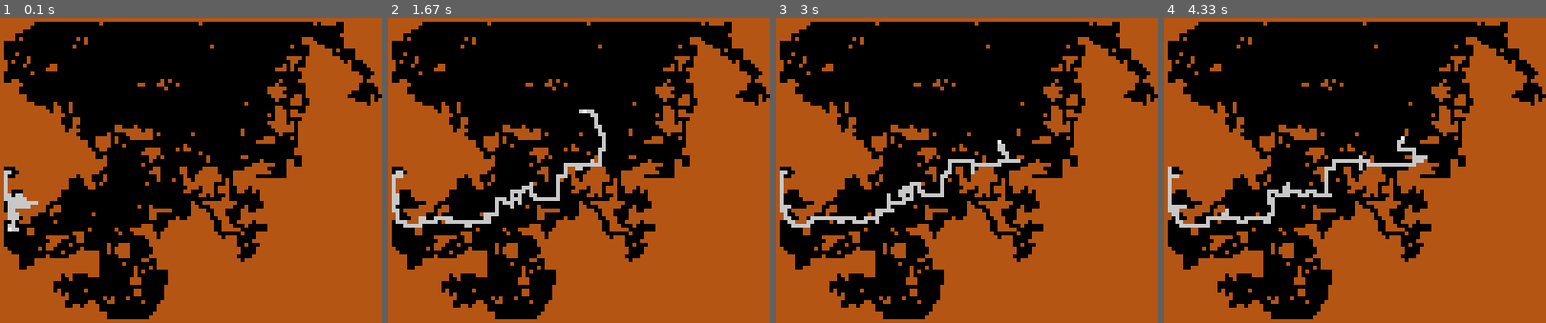
Above: before the commit, frames 1-4 (left to right).
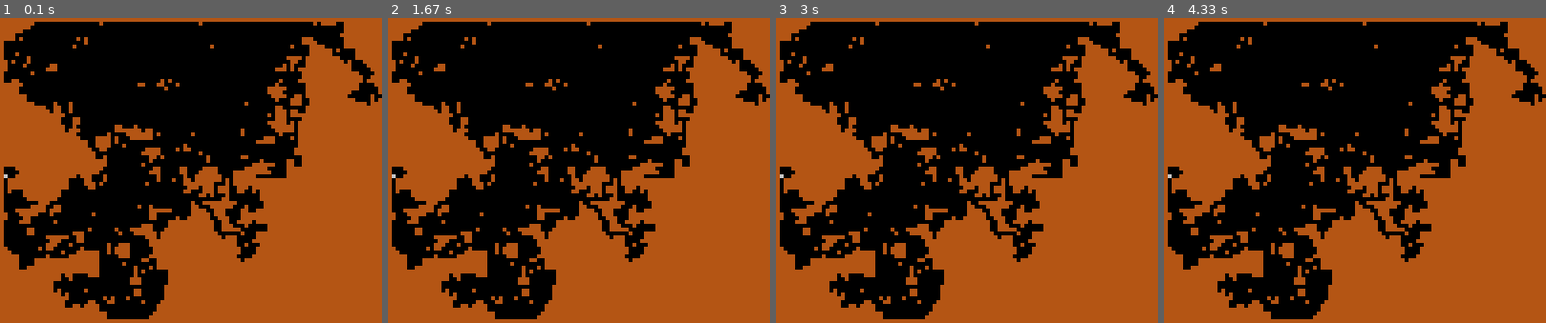
Above: after the commit, the same moments.

Repository: chrismerck/Optiness
Game: pygame game, started from driver.py
Same seed, same stepped clock (60 frames per second), same inputs: the game is played once before the commit and once after it. The source is Python 2; it was converted automatically to run under Python 3.
Inputs:
- Up to frame 1 (0.1 s): no input
- Up to frame 2 (1.67 s): no input
- Up to frame 3 (3 s): no input
- Up to frame 4 (4.33 s): tap Enter at 3.33, 3.67, 4 s

The runs differ from the first frame. In frame 1, 0.5% of the frame differs, in the area x 1-10%, y 50-70%; in frame 2, 1.7%; in frame 3, 1.6%; in frame 4, 1.8%, in the area x 1-69%, y 38-69%.

Commit message:
More code reorganizing, trying to isolate the "maze" and "dawkins" modules which were pretty tangled up.  Also added a "sapiens" module for human input.

Diff:
--- a/driver.py
+++ b/driver.py
@@ -42,11 +42,11 @@
 		for event in pygame.event.get():
 			if event.type == pygame.QUIT:
 				running = False
+			else:
+				brain.Event(event)
 
-		brain.Step() # open question: should this return the surface instead?
-
-		# get the screen from the game engine, scale it, and show it
-		surf = game.Draw()
+		# let the pathfinder take a step, get the screen from the game, scale it, and show it
+		surf = brain.Step()
 		scaled = pygame.transform.scale(surf, (pxmax,pymax))
 		screen.blit(scaled, scaled.get_rect())
 		pygame.display.flip()
--- a/gamecores/maze.py
+++ b/gamecores/maze.py
@@ -25,6 +25,7 @@
 # Maze game
 class Game:
 	name = 'maze'
+	valid_inputs = xrange(4)
 
 	def __init__(self, seed = 1):
 		# God does not play dice
@@ -79,18 +80,29 @@
 		self.player.Draw(ret)
 		return ret
 
+	def Fitness(self):
+		return self.player.bestx
 
+	def Reset(self):
+		self.player.Reset()
+
+	def Input(self, n):
+		# directions
+		up, down, left, right = ( (0,-1), (0,1), (-1,0), (1,0) )
+		directions = [up, down, left, right]
+		self.player.Move(*directions[n])
+
+
+# helper
 class Player:
 	def __init__(self,maze,xpos,ypos):
 		self.maze = maze
 		self.xstart = xpos
 		self.ystart = ypos
-		self.ResetHistory()
+		self.Reset()
 
 	def Draw(self,surf):
-		for pos in self.hist:
-			surf.set_at(pos, player_color)
-		surf.set_at((self.xpos, self.ypos), (255,255,255))
+		surf.set_at((self.xpos, self.ypos), player_color)
 
 	def Move(self,xvel,yvel):
 		nx = self.xpos + xvel
@@ -101,10 +113,14 @@
 		# if we didn't run into a wall, that's our new position
 		self.xpos = nx
 		self.ypos = ny
-		self.hist.append((self.xpos,self.ypos))
+
+		# update bestx
+		if self.xpos > self.bestx:
+			self.bestx = self.xpos
+
 		return True
 
-	def ResetHistory(self):
+	def Reset(self):
 		self.xpos = self.xstart
 		self.ypos = self.ystart
-		self.hist = []
+		self.bestx = self.xstart
--- a/gamecores/snes/pygame-libsnes-demo.py
+++ b/gamecores/snes/pygame-libsnes-demo.py
@@ -26,9 +26,9 @@
 	elif id == 6: return joypad.get_hat(0)[0] == -1
 	elif id == 7: return joypad.get_hat(0)[0] == 1
 
-	# button mappings here are for my saitek p2500 gamepad.
+	# button mappings here are for x360-compatible button layouts
 	#            B Y e t  (skip dpad)  A X L R
-	p2500_lut = [2,0,5,4, -1,-1,-1,-1, 3,1,6,7]
+	p2500_lut = [0,2,6,7, -1,-1,-1,-1, 1,3,4,5]
 	return joypad.get_button(p2500_lut[id])
 
 
--- a/pathfinders/dawkins.py
+++ b/pathfinders/dawkins.py
@@ -13,19 +13,9 @@
 import random
 import copy
 
-# directions
-up = (0,-1)
-down = (0,1)
-left = (-1,0)
-right = (1,0)
 
-# base-pairs
-A = up
-T = down
-G = left
-C = right
-basepairs = [A, T, G, C]
-dnalen = 200
+dnalen = 300
+
 
 class Brain:
 	name = 'dawkins'
@@ -40,34 +30,24 @@
 	def Step(self):
 		# we deviate a bit from the biblical record here
 		self.pop.Evolve()
+		return self.game.Draw()
+
+	def Event(self, evt):
+		pass
 
 
 class Indiv:
-	def __init__(self,maze):
-		self.dna = [random.sample(basepairs,1)[0] for i in xrange(dnalen)]
-		self.maze = maze
-		self.bestx = 0
+	def __init__(self, game):
+		self.game = game
+		self.dna = [random.choice(self.game.valid_inputs) for i in xrange(dnalen)]
 		self.hist = []
 		self.lastx = 0
 		self.lasty = 0
 
 	def Run(self):
-		p1 = self.maze.player
-
-		p1.ResetHistory()
-		self.bestx = 0
+		self.game.Reset()
 		for bp in self.dna:
-			p1.Move(*bp)
-			if p1.xpos > self.bestx:
-				self.bestx = p1.xpos
-
-		self.hist = p1.hist
-		self.lastx = p1.xpos
-		self.lasty = p1.ypos
-
-	def Fitness(self):
-		# first run in a maze!
-		return self.bestx
+			self.game.Input(bp)
 
 	def Mutate(self,strength):
 		avg_point_mutations = 1
@@ -78,7 +58,7 @@
 		npoint = int(random.random()*strength*avg_point_mutations)
 		for n in xrange(npoint):
 			i = random.randint(0,dnalen-1)
-			self.dna[i] = random.sample(basepairs,1)[0]
+			self.dna[i] = random.choice(self.game.valid_inputs)
 
 		# perform swap mutations
 		nswap = int(random.random()*strength*avg_swaps)
@@ -100,34 +80,26 @@
 				self.dna[i]=self.dna[i+1]
 
 			# add a random base at the end to maintain length
-			self.dna[j] = random.sample(basepairs,1)[0]
+			self.dna[j] = random.choice(self.game.valid_inputs)
 
-
+# TODO: continue working on making "game" a unit rather than having hooks into "player"
 class Population:
-	def __init__(self,size,maze):
+	def __init__(self, size, game):
 		self.pop = []
-		self.maze = maze
+		self.game = game
 		for i in xrange(size):
-			self.pop.append(Indiv(maze))
+			self.pop.append(Indiv(game))
 
 	def Evolve(self):
 		# evaluate fitnesses
 		print "(",
 		for i in self.pop:
 			i.Run()
-			print i.Fitness(),
+			print i.game.Fitness(),
 		print ")"
 
 		# sort by fitness
-		self.pop.sort(key=lambda i: -i.Fitness())
-
-		# FIXME HACK: for visualization, we cram the 9th-best run's history
-		#   back into Maze's "Player" before the screen is drawn
-		p1 = self.maze.player
-		superman = self.pop[9]
-		p1.hist = superman.hist
-		p1.xpos = superman.lastx
-		p1.ypos = superman.lasty
+		self.pop.sort(key=lambda i: -i.game.Fitness())
 
 		# survival of the fittest and reproduction
 		for i in xrange(len(self.pop)/2):
--- /dev/null
+++ b/pathfinders/sapiens.py
@@ -0,0 +1,38 @@
+#!/usr/bin/env python2
+
+"""
+An Optiness "pathfinder" that uses human input
+Darren Alton
+"""
+
+import pygame
+
+supported_games = [ 'maze', 'snes' ]
+
+class Brain:
+	name = 'sapiens'
+
+	def __init__(self, game): # any arguments besides "game" must have defaults
+		gname = game.__class__.name
+		if gname not in supported_games:
+			raise Exception('solver "%s" does not play game "%s"' % (name, gname))
+
+		self.game = game
+
+		pygame.joystick.init()
+		self.joy = pygame.joystick.Joystick(0)
+		self.joy.init()
+		print self.joy.get_name()
+
+	def Step(self): # any arguments must have defaults
+		return self.game.Draw()
+
+	def Event(self, evt):
+		if evt.type == pygame.JOYHATMOTION:
+			hat = evt.value
+			inp = -1
+			if hat[1] == 1: inp = 0
+			elif hat[1] == -1: inp = 1
+			elif hat[0] == -1: inp = 2
+			elif hat[0] == 1: inp = 3
+			if inp >= 0: self.game.Input(inp)
